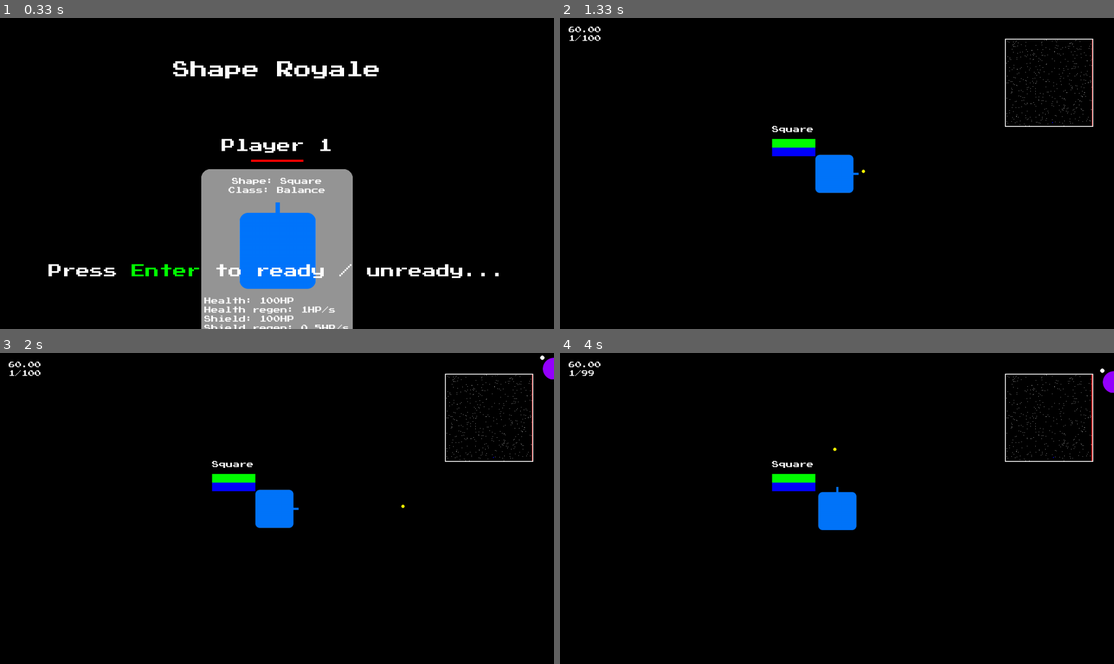
Above: before the commit, frames 1-4 (two rows, left to right).
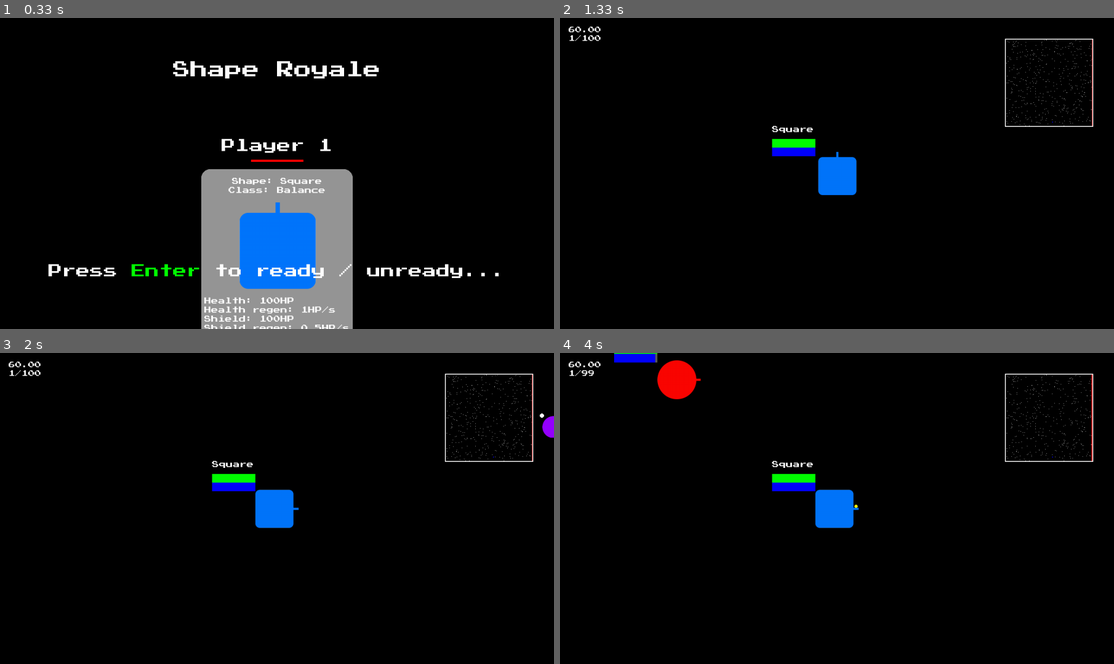
Above: after the commit, the same moments.

Repository: CaptainDeathead/ShapeRoyale
Game: pygame game, started from main.py
Same seed, same stepped clock (60 frames per second), same inputs: the game is played once before the commit and once after it.
Inputs:
- Up to frame 1 (0.33 s): no input
- Up to frame 2 (1.33 s): tap Enter at 0.33 s; hold Right 0.67-1.13 s; hold W from 1.17 s (still down); tap Space at 1.23 s
- Up to frame 3 (2 s): release W at 1.47 s; hold Right 1.5-1.97 s; tap Space at 1.57, 1.87 s
- Up to frame 4 (4 s): hold A 2-2.53 s; tap Space at 2.07, 2.37, 2.63, 2.97, 3.27, 3.4, 3.8 s; hold Down 2.57-2.87 s; hold A 2.9-3.3 s; hold Up 3.33-3.7 s; hold D from 3.73 s (still down)

Frame 1 is identical in both runs. In frame 2, 0.3% of the frame differs, in the area x 46-93%, y 16-58%; in frame 3, 0.3%; in frame 4, 1.4%, in the area x 9-100%, y 0-58%.

Commit message:
Bots do not edge unless there is a powerup there, moved powerup popup, added secondary powerups, tweaking abilities

Diff:
--- a/Data/powerups.json
+++ b/Data/powerups.json
@@ -107,9 +107,9 @@
             },
             "Plasma Gun": {
                 "blurb": "An electric shock is quite the nip!",
-                "description": "Increases bullet damage by 100% every 100 pixels",
-                "effect": "player.damagegrowth.percentage_increase",
-                "value": 2.0
+                "description": "Bullet damage increases the further it travels",
+                "effect": "player.damagegrowth.increase",
+                "value": 1.0
             }
         }
     }
--- a/bullet.py
+++ b/bullet.py
@@ -34,11 +34,11 @@
 
     @property
     def health_damage(self) -> float:
-        if self.damage_growth == 1.0: # Default
+        if self.damage_growth == 0: # Default
             # No bullet growth
             health_damage = self.base_damage
         else:
-            health_damage = self.base_damage * (self.damage_growth * self.distance_travelled / 400.0)
+            health_damage = self.base_damage * (self.damage_growth * self.distance_travelled / 1500.0 + 1)
 
         return health_damage
 
@@ -54,7 +54,7 @@
         #screen.blit(self.image, (self.x - self.image.width // 2 - screen_rect.x, self.y - self.image.height // 2 - screen_rect.y))
         pg.draw.circle(screen, (255, 255, 0), (self.x - screen_rect.x, self.y - screen_rect.y), self.health_damage / 1.75)
 
-    def hit(self, target: any) -> None:
+    def hit(self, target: any) -> float:
         health_damage = self.health_damage
         shield_damage = health_damage * self.penetration
 
@@ -65,3 +65,5 @@
             target.add_poison(self.parent, self.poison_damage, (self.lifesteal - 1))
 
         self.parent.give_lifesteal(health_damage * (self.lifesteal - 1))
+
+        return health_damage + shield_damage + self.poison_damage * target.POISON_DURATION
--- a/main.py
+++ b/main.py
@@ -111,6 +111,7 @@
         bottom_wall = self.bottom_wall - player.y
 
         if left_wall > self.screen_width / 2 or right_wall < self.screen_width / 2 or top_wall > self.screen_height / 2 or bottom_wall < self.screen_height / 2:
+            player.add_poison(None, 100 * self.dt, 0.0, 2.0)
             player.take_damage(50 * self.dt / player.zone_resistance)
 
         return (left_wall, right_wall, top_wall, bottom_wall)
@@ -321,7 +322,7 @@
         info = pg.display.get_desktop_sizes()[0]
         self.WIDTH = info[0]
         self.HEIGHT = info[1]
-        self.screen = pg.display.set_mode((self.WIDTH, self.HEIGHT), pg.SRCALPHA | pg.FULLSCREEN, display=1)
+        self.screen = pg.display.set_mode((self.WIDTH, self.HEIGHT), pg.SRCALPHA | pg.FULLSCREEN, display=0)
 
         self.anim_manager = AnimManager()
 
@@ -353,6 +354,7 @@
         self.powerup_grid = [[[] for _ in range(self.NUM_POWERUP_SECTIONS)] for _ in range(self.NUM_POWERUP_SECTIONS)]
 
         self.bullets = []
+        self.dead_players = []
         self.players = self.generate_players()
         self.powerups = self.generate_powerups()
 
@@ -377,6 +379,10 @@
 
         self.minimap_surf = pg.Surface((200, 200), pg.SRCALPHA)
 
+        self.starting_player = self.players[0]
+        self.end_screen = None
+        self.has_done_bonus_powerups = False
+
         self.main()
 
     @property
@@ -437,7 +443,7 @@
 
         return shapes
 
-    def generate_powerups(self) -> List[Powerup]:
+    def generate_powerups(self, spawn_min_x: float = 0, spawn_max_x: float = MAP_SIZE-1, spawn_min_y: float = 0, spawn_max_y: float = MAP_SIZE-1) -> List[Powerup]:
         powerups = []
 
         common_rarity_max = self.powerup_info["Common"]["spawn_chance"]
@@ -453,7 +459,7 @@
             elif rarity_number <= legendary_rarity_max + rare_rarity_max + uncommon_rarity_max: rarity = "Uncommon"
             else: rarity = "Common"
 
-            powerup = Powerup(randint(0, self.MAP_SIZE_X), randint(0, self.MAP_SIZE_Y), rarity, self.powerup_info, self.on_powerup_pickup)
+            powerup = Powerup(randint(spawn_min_x, spawn_max_x), randint(spawn_min_y, spawn_max_y), rarity, self.powerup_info, self.on_powerup_pickup)
             powerups.append(powerup)
             self.powerup_grid[floor(powerup.y / self.POWERUP_SECTION_SIZE)][floor(powerup.x / self.POWERUP_SECTION_SIZE)].append(powerup)
 
@@ -470,13 +476,13 @@
             if len(self.players) <= 1:
                 if len(self.players) == 0:
                     print(f"Tie")
+                    return
                 else:
                     print(f"Winner: {self.players[0]}")
-
-                return
+                    dt_mut *= 0.99
+                    self.end_screen = EndScreen(self.screen, self.starting_player, self.players[0])
 
             dt = (self.clock.tick(60) / 1000.0) * dt_mut
-            dt_mut = 1
             dt_sum += dt
 
             for event in pg.event.get():
@@ -494,19 +500,33 @@
                         elif event.button == 1:
                             self.spectator_index = (self.spectator_index + 1) % len(self.players)
 
+                if event.type == pg.KEYDOWN:
+                    #if event.key in [pg.K_LEFT, pg.K_RIGHT, pg.K_UP, pg.K_DOWN, pg.K_a, pg.K_d, pg.K_w, pg.K_s, pg.K_SPACE]:
+                    #    if self.player.showing_powerup_popup:
+                    #        self.player.showing_powerup_popup = False
+                    ...
+
             self.anim_manager.update(dt)
             self.safezone.update(dt)
 
             self.screen.fill((0, 0, 0))
             self.safezone.blit(self.screen, self.player)
 
+            x_walls_dist = self.safezone.right_wall - self.safezone.left_wall
+            y_walls_dist = self.safezone.bottom_wall - self.safezone.top_wall
+
+            if x_walls_dist < self.MAP_SIZE / 1.66 and y_walls_dist < self.MAP_SIZE / 1.66 and not self.has_done_bonus_powerups:
+                self.NUM_POWERUPS = self.NUM_POWERUP_SECTIONS * 10 # half
+                self.powerups.extend(self.generate_powerups(int(self.safezone.left_wall), int(self.safezone.right_wall), int(self.safezone.top_wall), int(self.safezone.bottom_wall)))
+                self.has_done_bonus_powerups = True
+
             keys = pg.key.get_pressed()
 
             if not self.spectating:
-                if keys[pg.K_UP]: self.player.move_up(dt)
-                elif keys[pg.K_RIGHT]: self.player.move_right(dt)
-                elif keys[pg.K_DOWN]: self.player.move_down(dt)
-                elif keys[pg.K_LEFT]: self.player.move_left(dt)
+                if keys[pg.K_UP] or keys[pg.K_w]: self.player.move_up(dt)
+                elif keys[pg.K_RIGHT] or keys[pg.K_d]: self.player.move_right(dt)
+                elif keys[pg.K_DOWN] or keys[pg.K_s]: self.player.move_down(dt)
+                elif keys[pg.K_LEFT] or keys[pg.K_a]: self.player.move_left(dt)
 
                 if keys[pg.K_SPACE]:
                     if self.player.shoot():
@@ -547,7 +567,13 @@
                         if player == self.player:
                             self.sounds["hitHurt"].play()
 
-                        bullet.hit(player)
+                        damage = bullet.hit(player)
+                        bullet.parent.shots_hit += 1
+                        bullet.parent.total_damage += damage
+
+                        if player.dead:
+                            bullet.parent.kills += 1
+
                         bullets_to_remove.append(bullet)
 
                     if bullet.distance_travelled > self.MAX_BULLET_TRAVEL_DIST:
@@ -622,17 +648,19 @@
 
                     danger = max(left_wall_dist, right_wall_dist, top_wall_dist, bottom_wall_dist)
 
-                    player.ai_move(dt, (left_wall_dist, right_wall_dist, top_wall_dist, bottom_wall_dist), closest_powerup, closest_player, closest_bullet)
+                    player.ai_move(dt, (int(self.safezone.left_wall), int(self.safezone.right_wall), int(self.safezone.top_wall), int(self.safezone.bottom_wall)), (left_wall_dist, right_wall_dist, top_wall_dist, bottom_wall_dist), closest_powerup, closest_player, closest_bullet)
 
                 if player.dead:
                     dead_players.append(player)
 
             for dead_player in dead_players:
+                if len(self.players) == 1: continue
+
                 if dead_player == self.player:
                     self.spectating = True
 
                 for rarity, powerup_info, on_pickup in dead_player.collected_powerups:
-                    new_powerup = Powerup(dead_player.x + randint(-50, 50), dead_player.y + randint(-50, 50), rarity, powerup_info, on_pickup)
+                    new_powerup = Powerup(min(self.MAP_SIZE_X - 1, max(0, dead_player.x + randint(-50, 50))), min(self.MAP_SIZE_Y-1, max(0, dead_player.y + randint(-50, 50))), rarity, powerup_info, on_pickup)
                     self.powerups.append(new_powerup)
                     self.powerup_grid[floor(new_powerup.y / self.POWERUP_SECTION_SIZE)][floor(new_powerup.x / self.POWERUP_SECTION_SIZE)].append(new_powerup)
 
@@ -640,6 +668,8 @@
 
                 if self.spectating and dead_player.index < self.player.index:
                     self.spectator_index -= 1
+
+                self.dead_players.append(dead_player)
 
             pg.draw.rect(self.minimap_surf, (255, 0, 0), (0, 0, (self.safezone.left_wall - self.WIDTH / 2) / self.MAP_SIZE * 200, 200))
             pg.draw.rect(self.minimap_surf, (255, 0, 0), ((self.safezone.right_wall) / self.MAP_SIZE * 200, 0, 200, 200))
@@ -664,7 +694,57 @@
             if self.spectator_index < 0:
                 self.spectator_index = 0
 
+            if self.end_screen is not None and dt_mut < 0.20:
+                self.end_screen.draw()
+
             pg.display.flip()
+
+class EndScreen:
+    def __init__(self, screen: pg.Surface, my_player: Shape, winner: Shape | None) -> None:
+        self.screen = screen
+        self.my_player = my_player
+        self.winner = winner
+
+        self.won = False
+        if self.winner == self.my_player:
+            self.won = True
+
+        self.large_font = pg.font.Font(f"{FONTS_PATH}/PressStart2P.ttf", 40)
+        self.medium_font = pg.font.Font(f"{FONTS_PATH}/PressStart2P.ttf", 30)
+        self.small_font = pg.font.Font(f"{FONTS_PATH}/PressStart2P.ttf", 20)
+
+        self.winner_lbl = self.large_font.render(f"Winner: {self.winner.shape_name}", True, (255, 255, 255))
+
+        self.winner_sprite = pg.transform.smoothscale(self.winner.shape_image, (300, 300))
+        if winner != self.my_player:
+            self.winner_sprite = pg.transform.smoothscale(self.winner.enemy_shape_image, (300, 300))
+
+        self.powerup_stats = [self.medium_font.render(str(winner.num_common_picked), True, (255, 255, 255)),
+                              self.medium_font.render(str(winner.num_uncommon_picked), True, (255, 255, 255)),
+                              self.medium_font.render(str(winner.num_rare_picked), True, (255, 255, 255)),
+                              self.medium_font.render(str(winner.num_legendary_picked), True, (255, 255, 255))]
+
+        self.powerup_stat_spacing = 100
+        self.powerup_stat_width = sum([powerup_stat.width for powerup_stat in self.powerup_stats]) + self.powerup_stat_spacing * 4
+
+        self.winner_stats = [self.small_font.render(f"{winner.kills}x kills", True, (255, 255, 255)),
+                             self.small_font.render(f"{winner.total_damage:.2f} total damage", True, (255, 255, 255)),
+                             self.small_font.render(f"{winner.shots_hit} shots hit", True, (255, 255, 255)),
+                             self.small_font.render(f"{(winner.shots_hit / winner.shots_fired * 100):.2f}% accuracy", True, (255, 255, 255))]
+
+    def draw(self) -> None:
+        self.screen.fill(0)
+
+        self.screen.blit(self.winner_lbl, (self.screen.width // 2 - self.winner_lbl.width // 2, 50))
+        self.screen.blit(self.winner_sprite, (self.screen.width // 2 - self.winner_sprite.width // 2, 300))
+
+        x = self.screen.width // 2 - self.powerup_stat_width // 2 + self.powerup_stat_spacing
+        for stat in self.powerup_stats:
+            self.screen.blit(stat, (x, 800))
+            x += stat.width + self.powerup_stat_spacing
+
+        for i, stat in enumerate(self.winner_stats):
+            self.screen.blit(stat, (self.screen.width // 2 + 200, 300 + 40 * i))
 
 if __name__ == "__main__":
     ShapeRoyale()
--- a/powerups.py
+++ b/powerups.py
@@ -25,7 +25,8 @@
             self.last_tick_time = time()
 
             self.deal_damage_func(self.damage)
-            self.parent.give_lifesteal(self.damage * self.lifesteal)
+            if self.parent is not None:
+                self.parent.give_lifesteal(self.damage * self.lifesteal)
 
             if self.duration <= 0: self.on_poison_end(self)
 
@@ -61,6 +62,7 @@
 
         rect_w, rect_h = 700, 400
         surface = pg.Surface((rect_w, rect_h), pg.SRCALPHA)
+        surface.set_alpha(200)
 
         pg.draw.rect(surface, self.color, (0, 0, rect_w, rect_h), border_radius=20)
 
@@ -94,6 +96,12 @@
     def pickup(self, player: any) -> None:
         player.parse_effect(self.effect, self.value)
         player.collected_powerups.append((self.rarity, self.powerup_info, self.on_pickup))
+
+        match self.rarity:
+            case "Common": player.num_common_picked += 1
+            case "Uncommon": player.num_uncommon_picked += 1
+            case "Rare": player.num_rare_picked += 1
+            case "Legendary": player.num_legendary_picked += 1
+
         player.show_powerup_popup(self.render_popup())
-
         self.on_pickup(self)
--- a/shape.py
+++ b/shape.py
@@ -82,7 +82,7 @@
         self.poison_damage = 0 # literal
         self.zone_resistance = 1.0 # percent
         self.health_regen_rate = self.info["health_regen"] # literal
-        self.damage_growth = 1.0 # percent
+        self.damage_growth = 0.0 # percent
 
         self.hp = self.max_hp
         self.shield = self.max_shield
@@ -95,6 +95,7 @@
 
         self.showing_powerup_popup = False
         self.powerup_popup = None
+        self.powerup_popup_create_time = time()
 
         self.rect = pg.Rect(0, 0, self.shape_image.width, self.shape_image.height)
 
@@ -107,6 +108,16 @@
 
         self.num_inputs = 0
         self.prioritises_x = bool(randint(0, 1))
+
+        self.kills = 0
+        self.shots_hit = 0
+        self.shots_fired = 0
+        self.total_damage = 0
+
+        self.num_common_picked = 0
+        self.num_uncommon_picked = 0
+        self.num_rare_picked = 0
+        self.num_legendary_picked = 0
 
     @property
     def global_rect(self) -> pg.Rect: return pg.Rect(self.x - self.rotated_shape_image.width * 0.5, self.y - self.rotated_shape_image.height * 0.5, self.rotated_shape_image.width, self.rotated_shape_image.height)
@@ -154,6 +165,7 @@
     def show_powerup_popup(self, powerup_popup: pg.Surface) -> None:
         self.powerup_popup = powerup_popup
         self.showing_powerup_popup = True
+        self.powerup_popup_create_time = time()
 
     def set_close_powerups(self, close_powerups: List[Powerup]) -> None:
         self.close_powerups = close_powerups
@@ -180,8 +192,8 @@
     def on_poison_end(self, poison: Poison) -> None:
         self.poisons.remove(poison)
 
-    def add_poison(self, parent: any, poison_damage: int, poison_lifesteal: float) -> None:
-        self.poisons.append(Poison(parent, self.take_damage, self.on_poison_end, poison_damage, self.POISON_DURATION, poison_lifesteal))
+    def add_poison(self, parent: any, poison_damage: int, poison_lifesteal: float, duration: float = POISON_DURATION) -> None:
+        self.poisons.append(Poison(parent, self.take_damage, self.on_poison_end, poison_damage, duration, poison_lifesteal))
 
     def give_lifesteal(self, lifesteal_health: float) -> None:
         self.give_hp(lifesteal_health)
@@ -252,6 +264,7 @@
                 case 270: bullet_vel = [self.max_speed * (self.bullet_speed + 1) / 2.5, 0]
 
             self.bullets.append(Bullet(self, self.x, self.y, bullet_vel, self.damage, self.damage_growth, self.poison_damage, self.penetration, self.lifesteal, self.bullet_img))
+            self.shots_fired += 1
             return True
         return False
 
@@ -300,7 +313,9 @@
         if not action_taken:
             self.move_to(closest_player.x, closest_player.y, dt)
 
-    def ai_move(self, dt: float, wall_distances: tuple[float], closest_powerup: Powerup | None, closest_player: Player | None, closest_bullet: Bullet | None) -> None:
+    def ai_move(self, dt: float, wall_positions: tuple[float], wall_distances: tuple[float], closest_powerup: Powerup | None, closest_player: Player | None, closest_bullet: Bullet | None) -> None:
+        player_dist = 10000
+
         if closest_powerup is not None:
             powerup_dist = obj_dist(closest_powerup, self)
         if closest_player is not None:
@@ -314,27 +329,27 @@
             match i:
                 case 0:
                     self.move_left(dt)
-                    self.target = (self.x, randint(0, self.map_size))
+                    self.target = (randint(wall_positions[0], wall_positions[1]), self.y)
                 case 1:
                     self.move_right(dt)
-                    self.target = (self.x, randint(0, self.map_size))
+                    self.target = (randint(wall_positions[0], wall_positions[1]), self.y)
                 case 2:
                     self.move_up(dt)
-                    self.target = (randint(0, self.map_size), self.y)
+                    self.target = (self.x, randint(wall_positions[2], wall_positions[3]))
                 case 3:
                     self.move_down(dt)
-                    self.target = (randint(0, self.map_size), self.y)
+                    self.target = (self.x, randint(wall_positions[2], wall_positions[3]))
             return
 
         if player_dist < 1000:
             self.fight_player(dt, closest_player)
-        elif closest_powerup is not None:
+        elif closest_powerup is not None and sum([int(wall_distance > 0.015) for wall_distance in wall_distances]) == 4:
             self.move_to(closest_powerup.x, closest_powerup.y, dt)
         else:
             self.move_to(self.target[0], self.target[1], dt)
 
             if dist((self.x, self.y), self.target) < 40:
-                self.target = (randint(0, self.map_size), randint(0, self.map_size))
+                self.target = (randint(wall_positions[0], wall_positions[1]), randint(wall_positions[2], wall_positions[3]))
 
     def render_info_surf(self) -> None:
         self.info_surf.fill((90, 90, 90))
@@ -372,4 +387,7 @@
         screen.blit(self.name_surf, (self.x - screen_rect.x - 100, self.y - screen_rect.y - 60))
 
         if self.showing_powerup_popup and draw_parent is self and self.is_player:
-            screen.blit(self.powerup_popup, (screen.width // 2 - self.powerup_popup.width // 2, screen.height // 2 - self.powerup_popup.height // 2))
+            if time() - self.powerup_popup_create_time > 3:
+                self.showing_powerup_popup = False
+            else:
+                screen.blit(self.powerup_popup, (screen.width // 2 - self.powerup_popup.width // 2, screen.height - self.powerup_popup.height))
